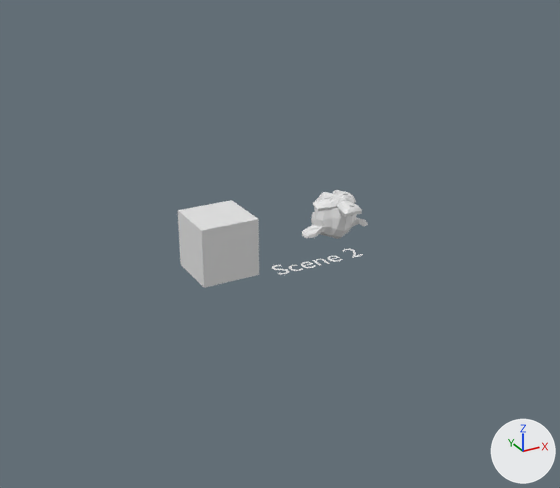
A saved change to the glTF model tests/working/scene2.gltf.
Rendered twice from a 50 mm camera at (-10.22, -18.64, 10.36) aimed at (-0.2, -0.41, 1.24). The axes (+X, +Y, +Z) are drawn at lower right. The lights are the same throughout. The first picture is the older version. Where no turn or scale is listed for an object, it has been applied to the vertices.

Names of what the first picture shows: 'Cube', 'Suzanne', 'some_text'.
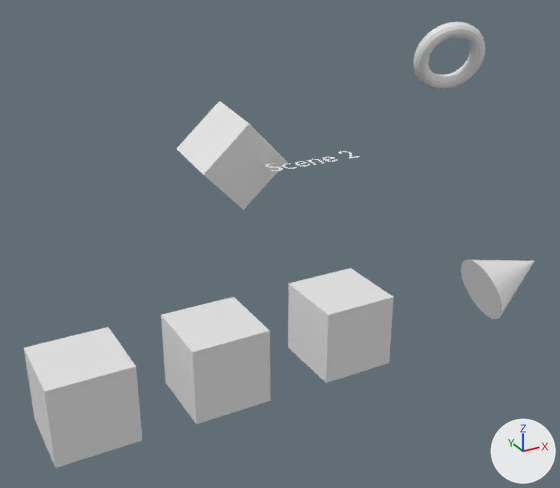
ob_empty is not drawn itself; it is the parent of ob_cube.

Edits to the scene script, one JSON object a line:
```json
{"op": "add", "block": "me_torus_001", "code": ["me_torus_001 = bpy.data.meshes.new('Torus.001')", "me_torus_001.from_pydata(...)  # 576 vertices, 1152 faces; spans x -1.2..1.2, y -0.69..0.69, z -1.18..1.18"]}
{"op": "add", "block": "me_cone", "code": ["me_cone = bpy.data.meshes.new('Cone')", "me_cone.from_pydata(...)  # 33 vertices, 62 faces; spans x -1.27..0.95, y -0.89..1.1, z -1.26..0.64"]}
{"op": "set", "path": "ob_some_text.location", "old": "(0.0, 0.0, 0.0)", "new": "(0.0, 0.43, 3.17)"}
{"op": "set", "path": "ob_some_text.rotation_euler", "old": "(0.0, 0.0, 0.0)", "new": "(0.0492, 0.0, 0.0)", "note": "degrees (0, 0, 0) -> degrees (2.8, 0, 0)"}
{"op": "set", "path": "ob_empty.location", "old": "(-2.966, 0.0, 0.0)", "new": "(5.036, 4.136, 0.0)"}
{"op": "set", "path": "ob_empty.rotation_euler", "old": "(0.0, 0.0, 0.0)", "new": "(-1.201, 0.0, 0.0)", "note": "degrees (0, 0, 0) -> degrees (-69, 0, 0)"}
{"op": "set", "path": "ob_cube.parent", "old": "ob_empty", "new": "ob_empty_001"}
{"op": "set", "path": "ob_cube.location", "old": "(2.397, 3.166, 0.0)", "new": "(2.074, 3.13, 1.631)"}
{"op": "remove", "block": "ob_suzanne", "code": ["ob_suzanne = bpy.data.objects.new('Suzanne', me_suzanne_001)", "ob_suzanne.location = (4.14, 3.07, 0.0)"]}
{"op": "add", "block": "ob_empty_001", "code": ["ob_empty_001 = bpy.data.objects.new('Empty.001', None)", "ob_empty_001.location = (-2.966, -0.874, 3.17)", "ob_empty_001.rotation_euler = (0.191, 0.794, 0.153)  # degrees (11, 45, 8.8)"]}
{"op": "add", "block": "ob_cube_004", "code": ["ob_cube_004 = bpy.data.objects.new('Cube.004', me_cube_001.copy())  # the mesh of ob_cube", "ob_cube_004.location = (0.0, -3.35, 0.0)"]}
{"op": "add", "block": "ob_cube_003", "code": ["ob_cube_003 = bpy.data.objects.new('Cube.003', me_cube_001.copy())  # the mesh of ob_cube", "ob_cube_003.location = (-3.63, -3.34, 0.0)"]}
{"op": "add", "block": "ob_torus_001", "code": ["ob_torus_001 = bpy.data.objects.new('Torus.001', me_torus_001)", "ob_torus_001.location = (7.65, 1.96, 5.6)"]}
{"op": "add", "block": "ob_cube_002", "code": ["ob_cube_002 = bpy.data.objects.new('Cube.002', me_cube_001.copy())  # the mesh of ob_cube", "ob_cube_002.location = (-6.96, -3.29, 0.0)"]}
{"op": "add", "block": "ob_cone", "code": ["ob_cone = bpy.data.objects.new('Cone', me_cone)", "ob_cone.location = (6.12, -3.33, 0.0)"]}
```

What differs and where, as boxes [x1, y1, x2, y2] in the pictures (560 x 488 px):
```json
{"object": "Cube.002", "change": "added", "after": [24, 327, 142, 468]}
{"object": "Cube", "change": "moved, turned", "before": [178, 200, 259, 288], "after": [177, 101, 287, 210]}
{"object": "Cube.003", "change": "added", "after": [161, 297, 270, 424]}
{"object": "Cube.004", "change": "added", "after": [288, 268, 394, 383]}
{"object": "Cone", "change": "added", "after": [461, 260, 534, 319]}
{"object": "Torus.001", "change": "added", "after": [413, 22, 485, 89]}
{"object": "Suzanne", "change": "deleted", "before": [302, 190, 368, 239]}
{"object": "some_text", "change": "moved, turned", "before": [272, 249, 363, 275], "after": [264, 151, 360, 171]}
```
